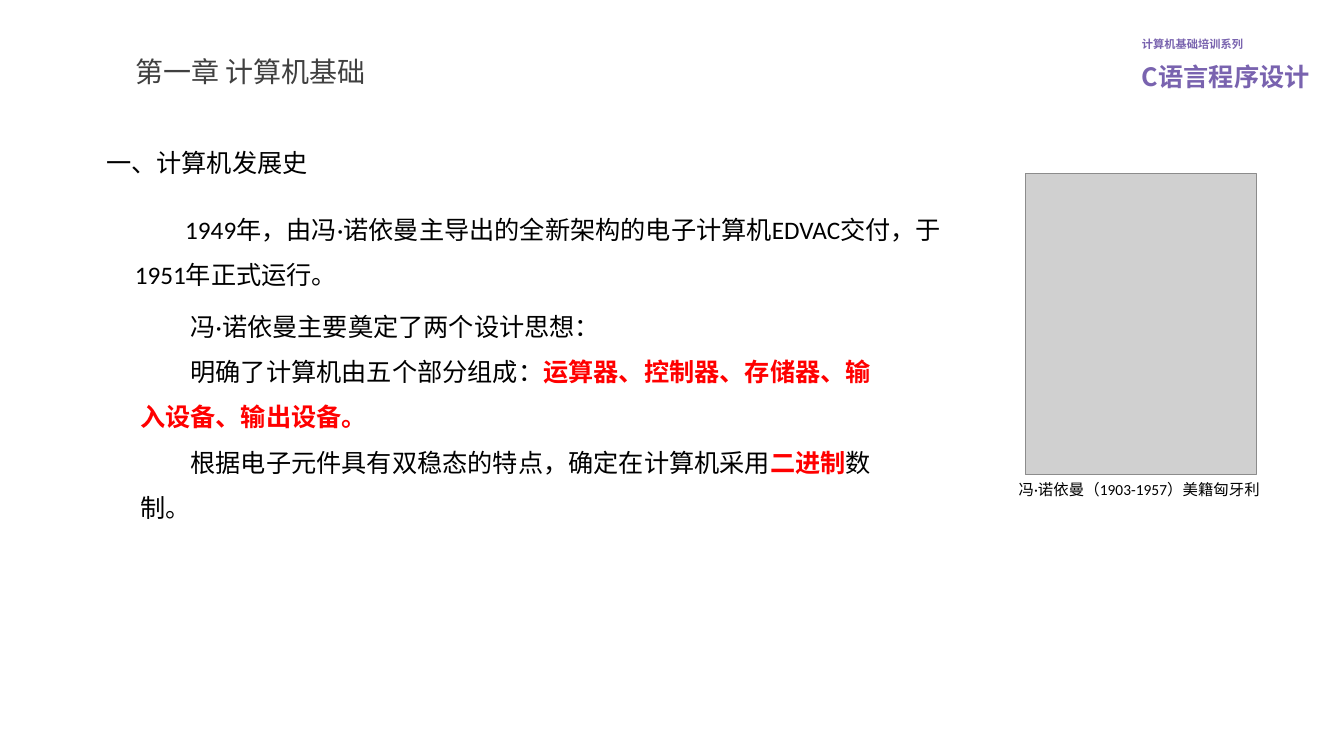
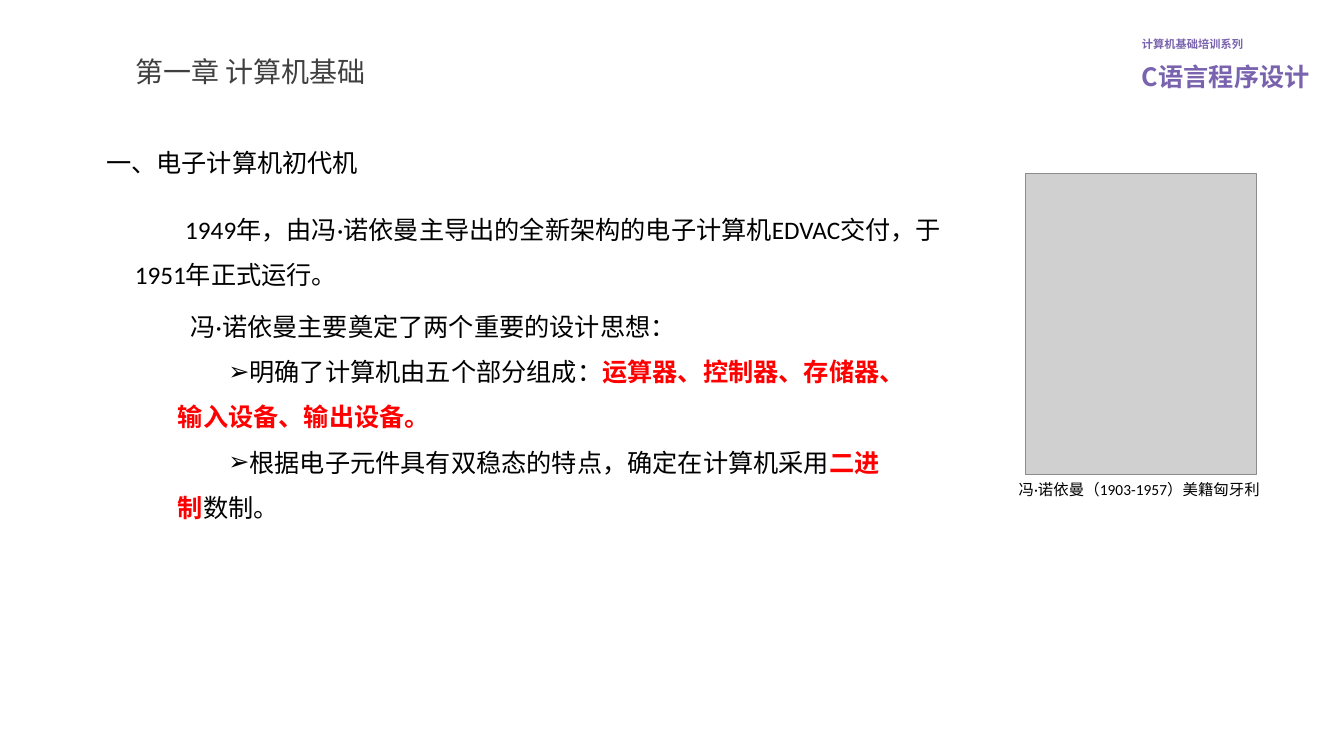
Before and after one commit to lovegce/training-courseware, a slide deck: slide 5 of C语言程序设计.pptx. Drawn at 1344x756 pixels with LibreOffice and Linux fonts; fonts in the diff are those of the drawing; grey boxes stand for pictures; background and template pictures are left out. Boxes give left, top, right and bottom in pixels: in the first picture for what was removed or moved away, otherwise in the second. Text is boxed around its words. In the diff, an @@ line names an element or a change of style, - is before the commit and + after.

Commit message:
添加计算机语言发展、计算机组成、性能指标、数制及运算

```diff
--- a/C语言程序设计.pptx
+++ b/C语言程序设计.pptx
@@ text at (106,150,358,174): text changed @@
-一、计算机发展史
+一、电子计算机初代机
@@ text at (190,314,675,338): text changed @@
-冯·诺依曼主要奠定了两个设计思想：
+冯·诺依曼主要奠定了两个重要的设计思想：
@@ text at (178,359,904,520): bullet none to ➢ @@
```
Also in this commit, not shown: 3 other slides changed, 13 slides added, 4 other files.
